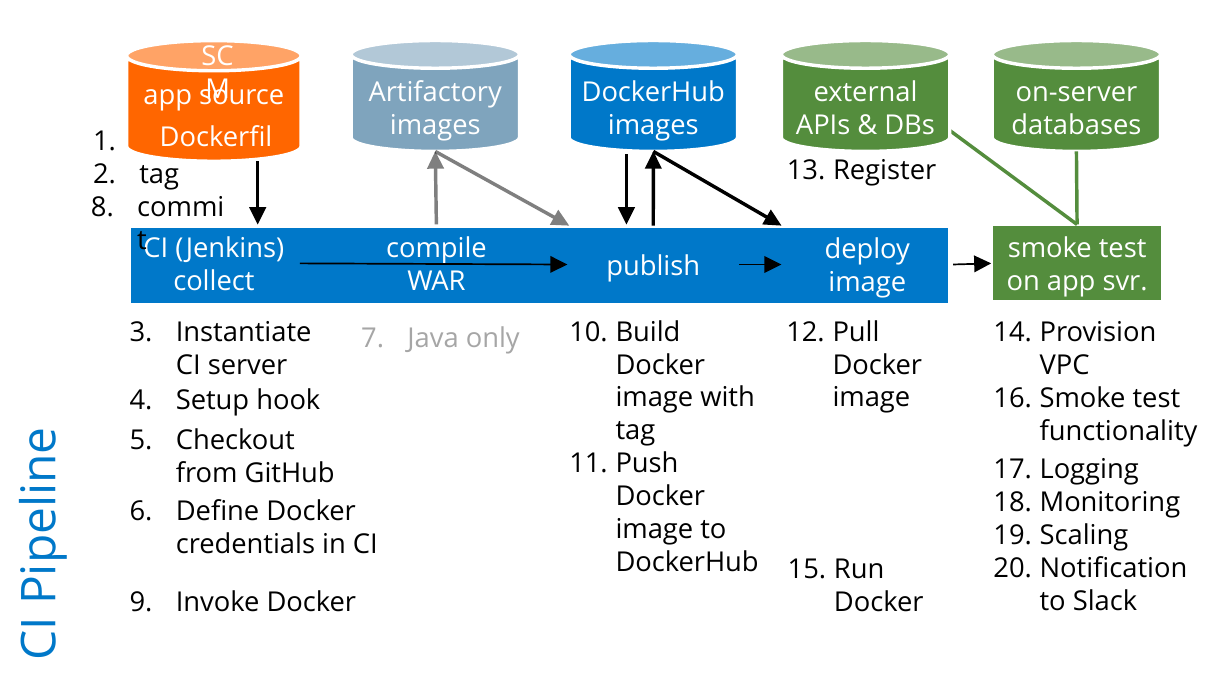
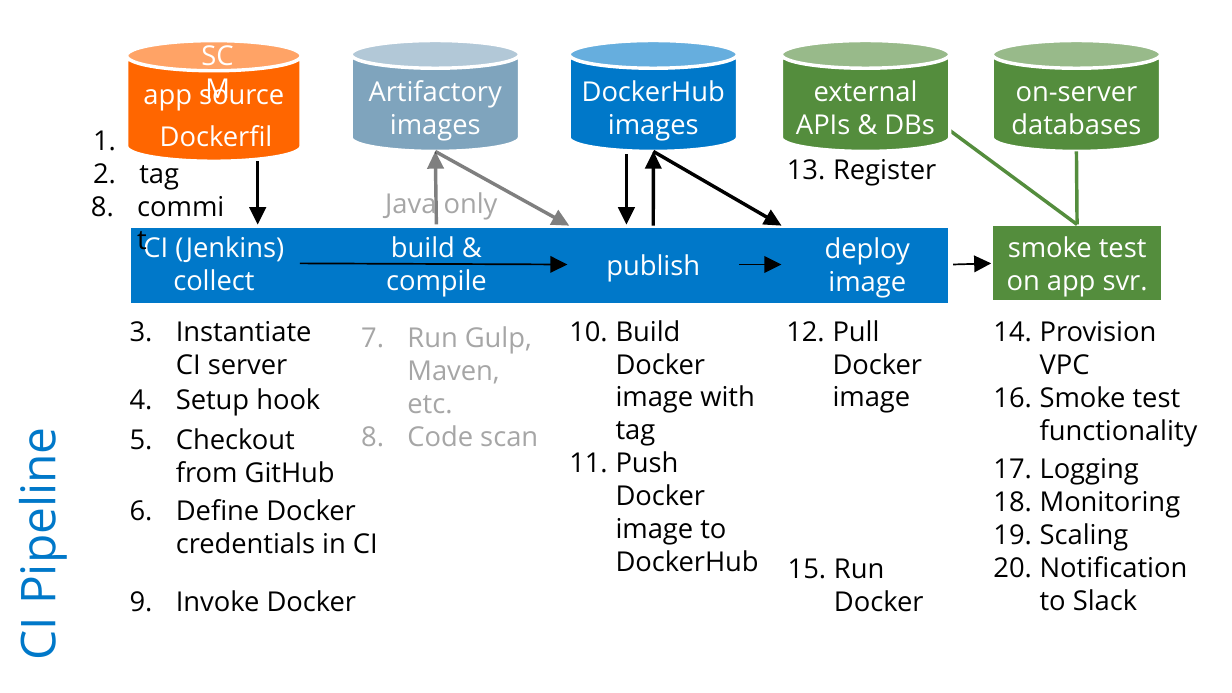
Before and after one commit to rkuma183/wilsonmar.github.io, a slide deck: slide 1 of fig/ci-pipeline-v01.pptx. Drawn at 1232x693 pixels with LibreOffice and Linux fonts; fonts in the diff are those of the drawing. Boxes give left, top, right and bottom in pixels: in the first picture for what was removed or moved away, otherwise in the second. Text is boxed around its words. In the diff, an @@ line names an element or a change of style, - is before the commit and + after.

```diff
--- a/fig/ci-pipeline-v01.pptx
+++ b/fig/ci-pipeline-v01.pptx
@@ text "Java only": place and size @@
-text "Java only" at [407, 326, 520, 354]
+text "Java only" at [385, 187, 498, 220]
@@ text "Java only" at [385, 187, 498, 220]: bullet 1. to none @@
@@ text at [386, 236, 487, 297]: text changed @@
-compile
-WAR
+build & compile
@@ text added at [407, 326, 538, 446], 16 pt, text #A6A6A6 @@
+7. Run Gulp,
+   Maven, etc.
+8. Code scan
```
Also in this commit, not shown: 8 other files.
